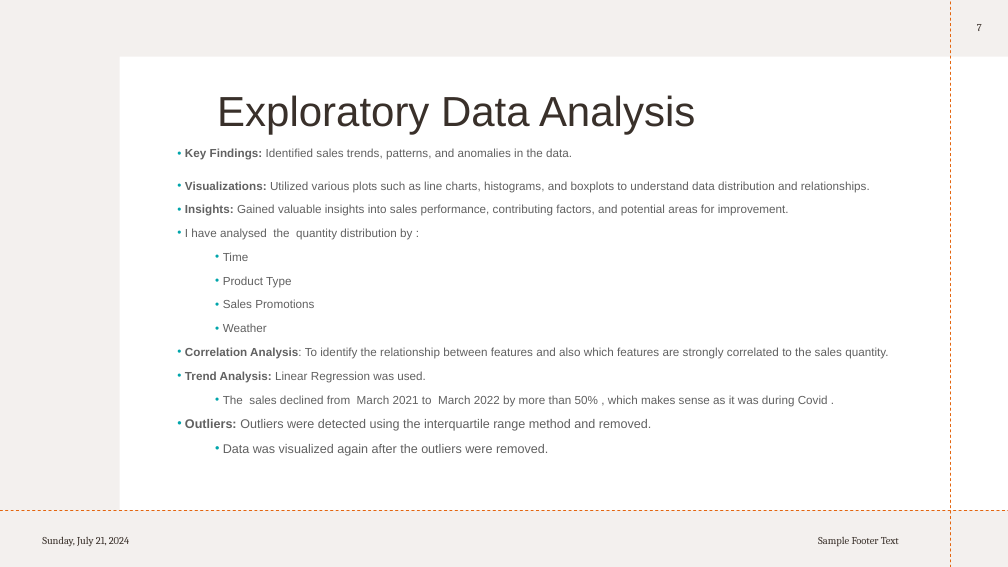
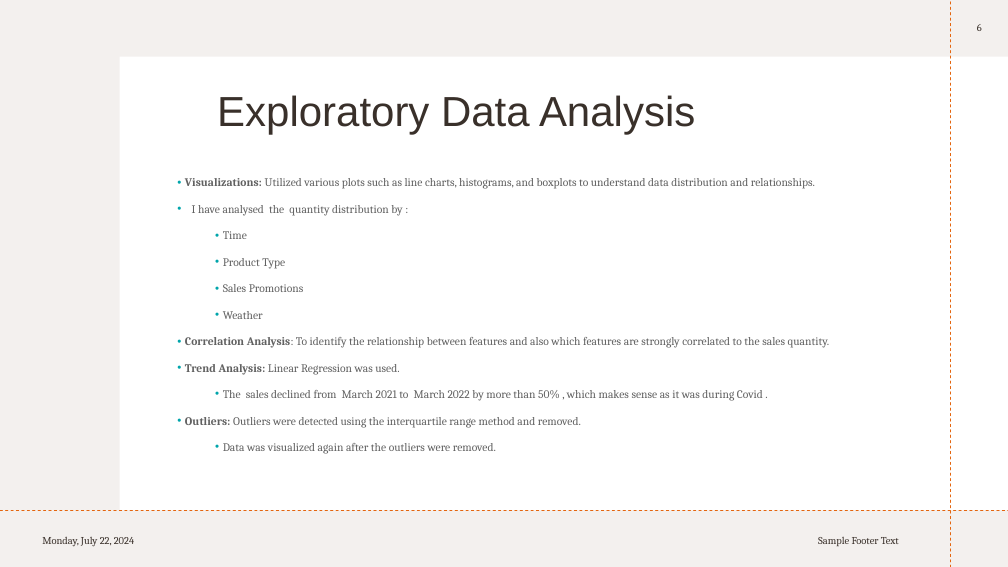
Before and after one commit to KarishmaFernandes/Forecasting-Future-Sales, a slide deck: slide 6 of sales Circly.pptx (slide 7 before the commit). Drawn at 1008x567 pixels with LibreOffice and Linux fonts; fonts in the diff are those of the drawing. Boxes give left, top, right and bottom in pixels: in the first picture for what was removed or moved away, otherwise in the second. Text is boxed around its words. In the diff, an @@ line names an element or a change of style, - is before the commit and + after.

```diff
--- a/sales Circly.pptx
+++ b/sales Circly.pptx
@@ page number at box(977, 24, 982, 31): text changed @@
-7
+6
@@ text "Visualizations: Utilized various plots such ..." at box(185, 178, 830, 454): size 11.1 to 11 pt in "Visualizations: Utilized various plots such as line ...", "I have analysed the quantity distribution by ...", "Time", "Product Type" and 5 more places; font Arial to Cambria; size 12 to 11 pt in "Outliers: Outliers were detected using the interquartile ...", "Data was visualized again after the outliers ..."; line spacing 0.8 to 1; indent changed @@
@@ text at box(185, 148, 572, 160): paragraph removed @@
-• Key Findings: Identified sales trends, patterns, and anomalies in the data.
@@ text at box(185, 204, 789, 216): paragraph removed @@
-  • Insights: Gained valuable insights into sales performance, contributing factors, and potential areas for improvement.
@@ text at box(42, 537, 134, 547): text changed @@
-Sunday, July 21, 2024
+Monday, July 22, 2024
```
Also in this commit, not shown: 10 other slides changed, 5 slides added, 6 slides removed.
